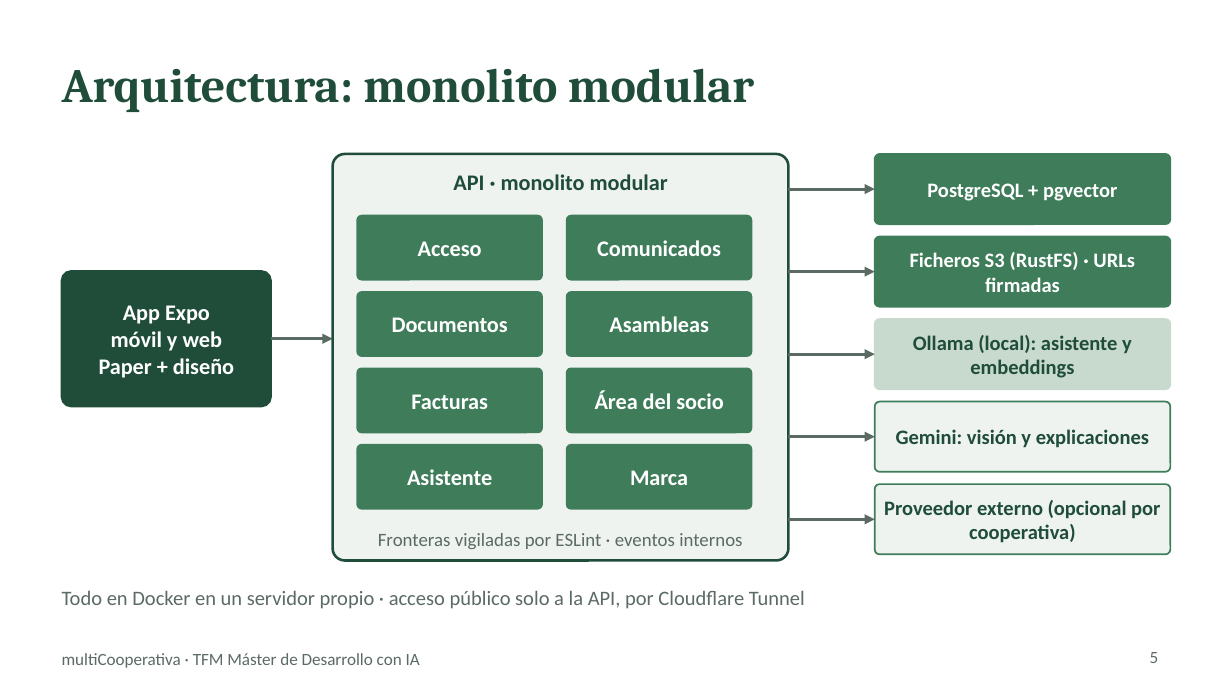
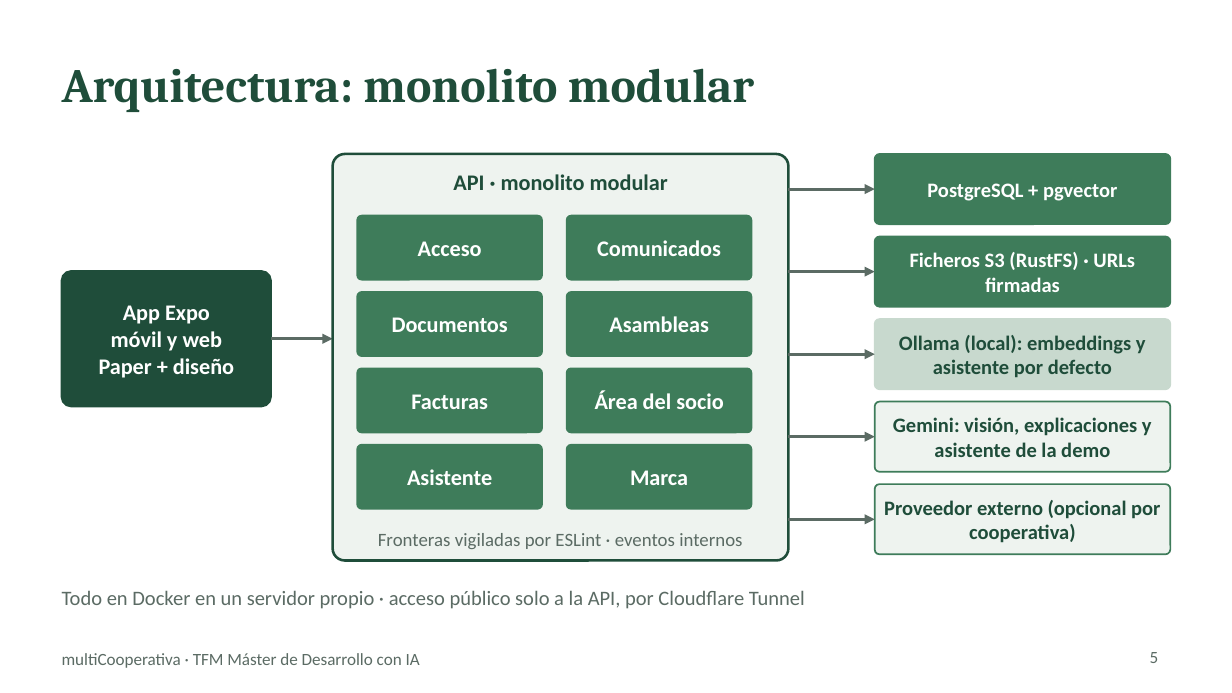
Before and after one commit to chaparro2001/multiCooperativa, a slide deck: slide 5 of docs/slides/multicooperativa-tfm.pptx. Drawn at 1232x693 pixels with LibreOffice and Linux fonts; fonts in the diff are those of the drawing. Boxes give left, top, right and bottom in pixels: in the first picture for what was removed or moved away, otherwise in the second. Text is boxed around its words. In the diff, an @@ line names an element or a change of style, - is before the commit and + after.

```diff
--- a/docs/slides/multicooperativa-tfm.pptx
+++ b/docs/slides/multicooperativa-tfm.pptx
@@ text at (x1=899, y1=335, x2=1146, y2=377): text changed @@
-Ollama (local): asistente y embeddings
+Ollama (local): embeddings y asistente por defecto
@@ text at (x1=893, y1=417, x2=1152, y2=457): text changed @@
-Gemini: visión y explicaciones
+Gemini: visión, explicaciones y asistente de la demo
```
Also in this commit, not shown: 8 other slides changed, 2 other files.
